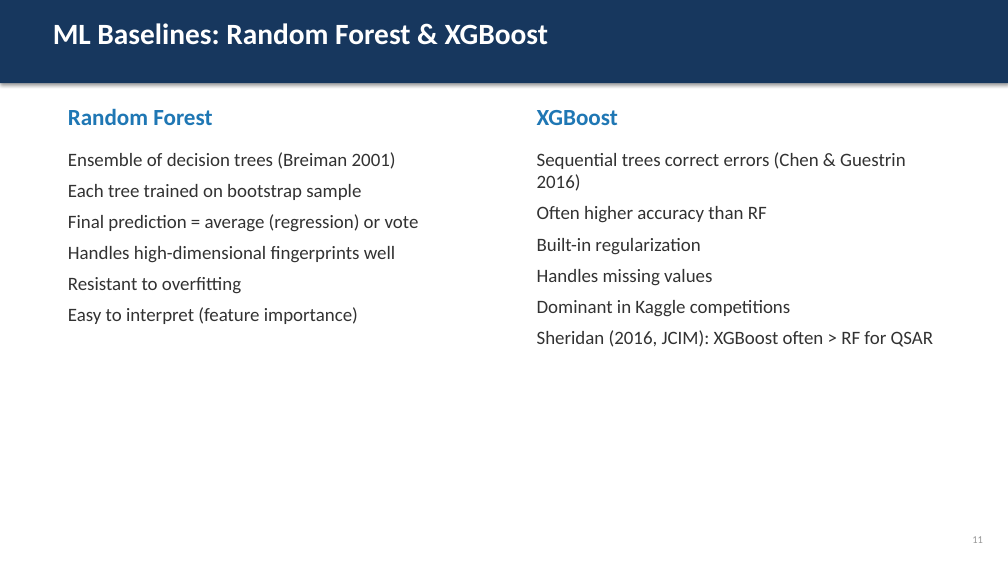
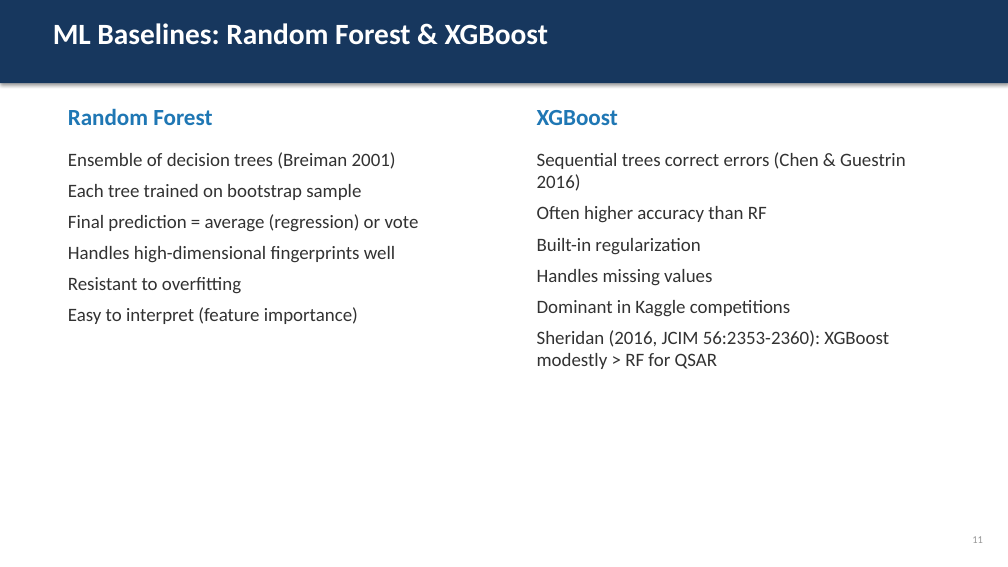
Before and after one commit to officialprateekmethwani-coder/AI-Drug-Discovery, a slide deck: slide 11 of day2_molecular_ml/slides.pptx. Drawn at 1008x567 pixels with LibreOffice and Linux fonts; fonts in the diff are those of the drawing. Boxes give left, top, right and bottom in pixels: in the first picture for what was removed or moved away, otherwise in the second. Text is boxed around its words. In the diff, an @@ line names an element or a change of style, - is before the commit and + after.

```diff
--- a/day2_molecular_ml/slides.pptx
+++ b/day2_molecular_ml/slides.pptx
@@ text at <box>537,330,889,369</box>: text changed @@
-Sheridan (2016, JCIM): XGBoost often > RF for QSAR
+Sheridan (2016, JCIM 56:2353-2360): XGBoost modestly > RF for QSAR
```
Also in this commit, not shown: 2 other slides changed, 5 other files.
